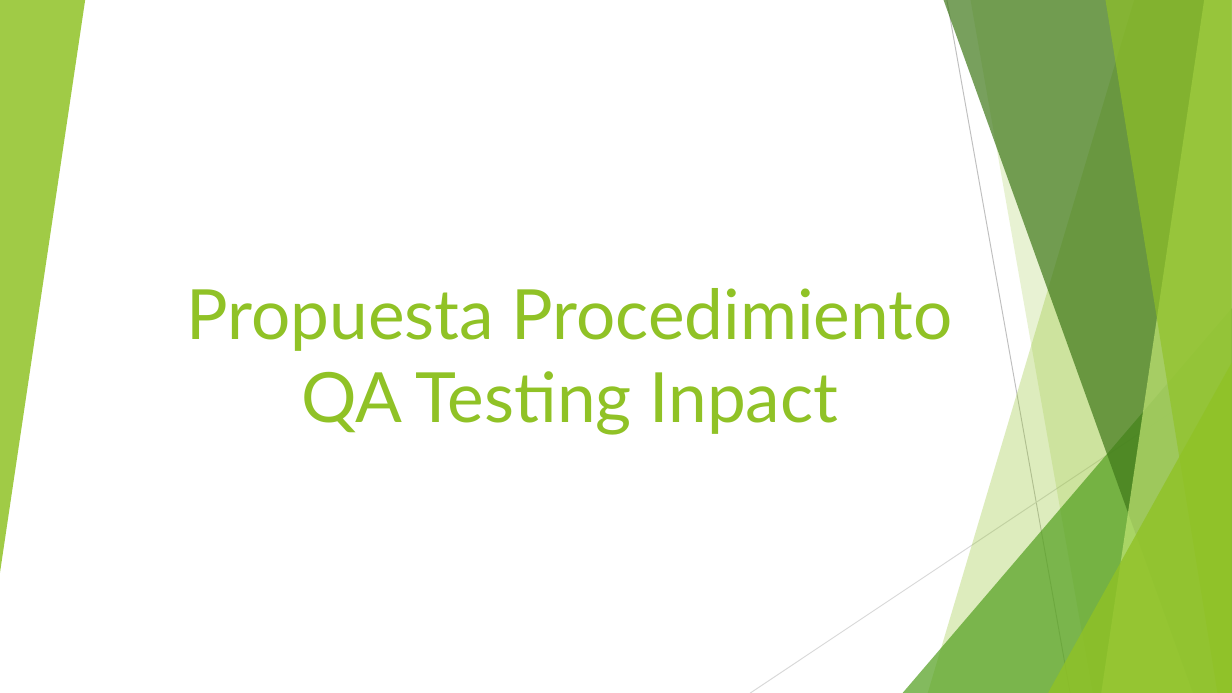
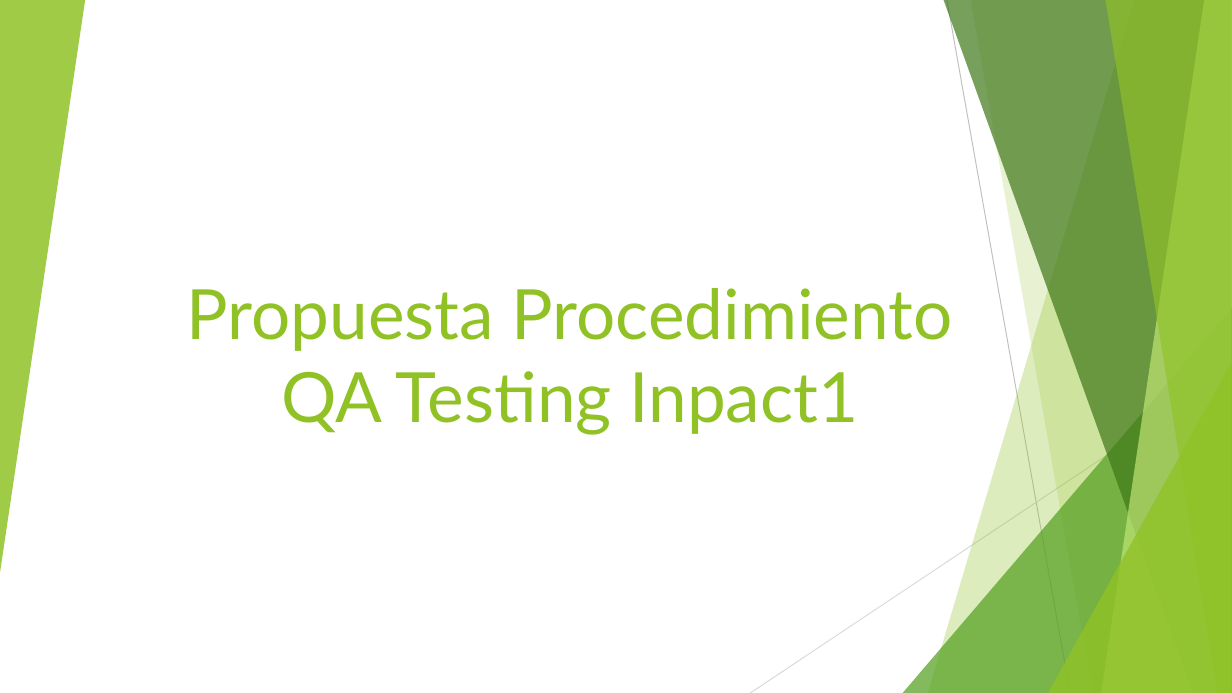
Before and after one commit to Mouniraj/documentacionQA, a slide deck: slide 1 of Propuesta_QA_Testing_Inpact.pptx. Drawn at 1232x693 pixels with LibreOffice and Linux fonts; fonts in the diff are those of the drawing. Boxes give left, top, right and bottom in pixels: in the first picture for what was removed or moved away, otherwise in the second. Text is boxed around its words. In the diff, an @@ line names an element or a change of style, - is before the commit and + after.

Commit message:
modificacion del titulo de la presentacion

```diff
--- a/Propuesta_QA_Testing_Inpact.pptx
+++ b/Propuesta_QA_Testing_Inpact.pptx
@@ title at <box>187,288,953,435</box>: text changed @@
-Propuesta Procedimiento QA Testing Inpact
+Propuesta Procedimiento QA Testing Inpact1
```
